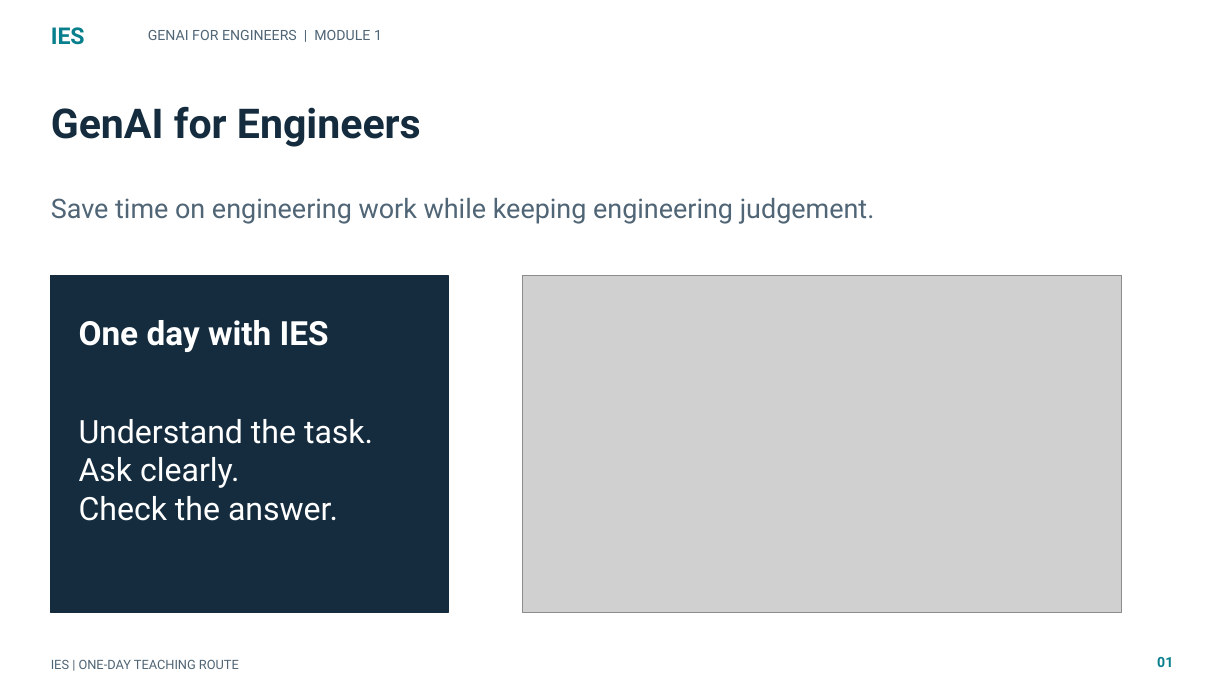
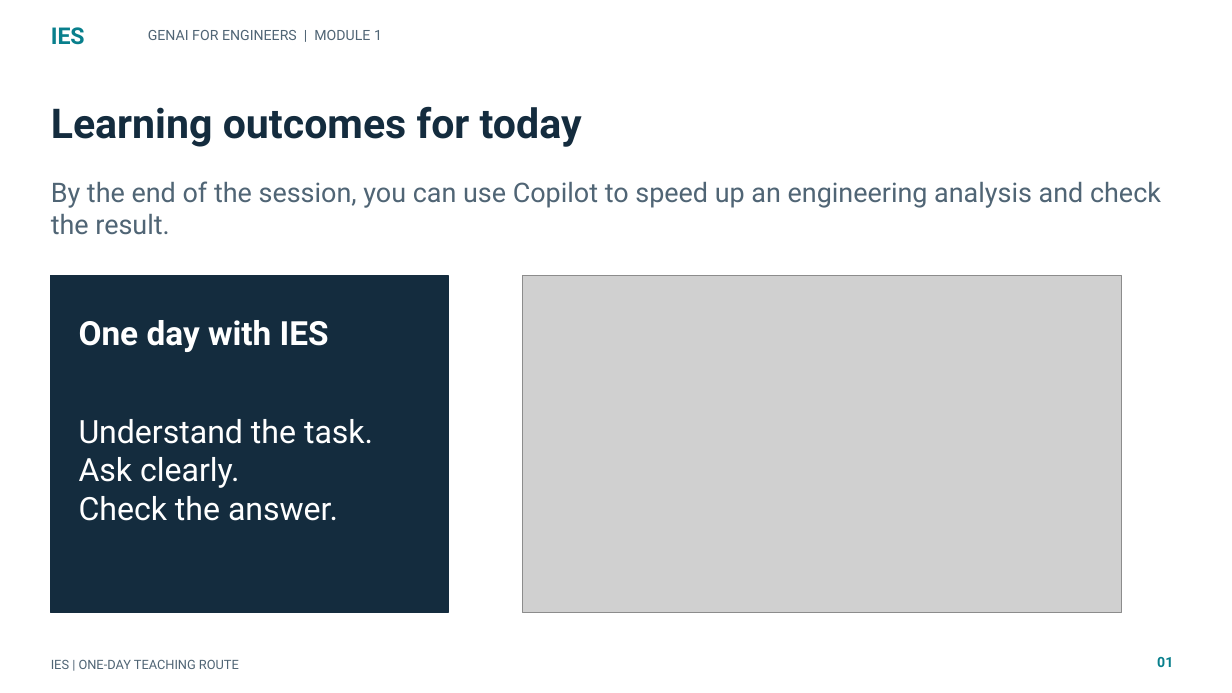
Before and after one commit to tertiarycourses/IES-GenAI-for-Engineers, a slide deck: slide 1 of courseware/Slides/IES-GenAI-for-Engineers.pptx. Drawn at 1232x693 pixels with LibreOffice and Linux fonts; fonts in the diff are those of the drawing; grey boxes stand for pictures. Boxes give left, top, right and bottom in pixels: in the first picture for what was removed or moved away, otherwise in the second. Text is boxed around its words. In the diff, an @@ line names an element or a change of style, - is before the commit and + after.

```diff
--- a/courseware/Slides/IES-GenAI-for-Engineers.pptx
+++ b/courseware/Slides/IES-GenAI-for-Engineers.pptx
@@ text at [51, 106, 582, 147]: text changed @@
-GenAI for Engineers
+Learning outcomes for today
@@ text at [51, 181, 1161, 235]: text changed @@
-Save time on engineering work while keeping engineering judgement.
+By the end of the session, you can use Copilot to speed up an engineering analysis and check the result.
```
Also in this commit, not shown: 168 other slides changed, 9 slides added, 7 other files.
